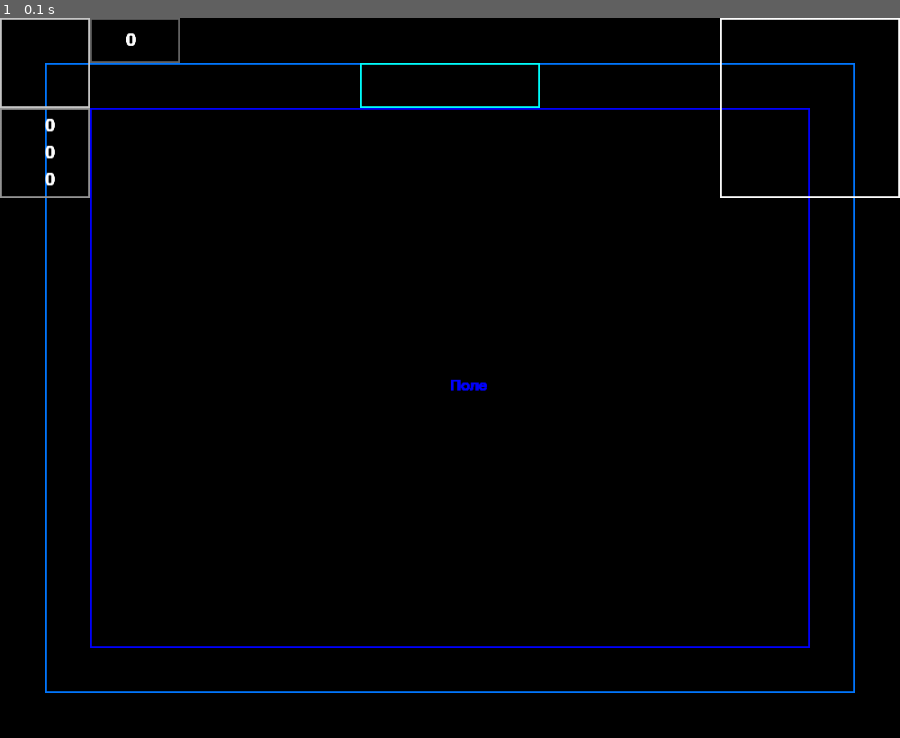
Above: before the commit, frame 1.
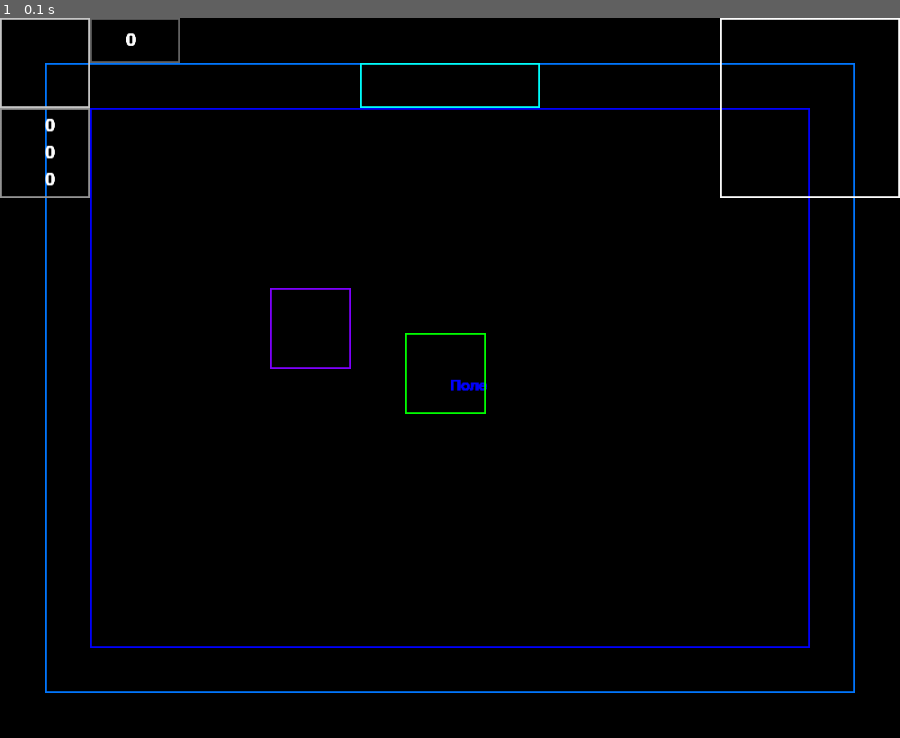
Above: after the commit, the same moment.

Repository: kapusta-gg/pygame_group6
Game: pygame game, started from main.py
The game is run twice, just before and just after one commit, with the same random seed, the same clock (stepped at 60 frames per second) and the same inputs.
Inputs:
- Up to frame 1 (0.1 s): no input

The runs differ from the first frame. In frame 1, 0.2% of the frame differs, in the area x 30-54%, y 37-55%.

Commit message:
Описали файлы player.py и enemy.py

Diff:
--- a/main.py
+++ b/main.py
@@ -3,6 +3,9 @@
 from models.map.rooms import Room
 from models.interface.minimap import MiniMap
 from models.interface.hud import HUD
+from models.entities.player import Player
+from models.entities.enemies import Enemy
+
 
 if __name__ == '__main__':
     pygame.init()
@@ -12,6 +15,11 @@
     room = Room()
     map = MiniMap()
     hud = HUD()
+
+    player = Player(450, 350)
+
+    # Тестовая
+    enemy = Enemy(300, 300)
 
     running = True
     while running:
@@ -24,6 +32,9 @@
         room.draw(screen)
         map.draw(screen)
         hud.draw(screen)
+        player.draw(screen)
+
+        enemy.draw(screen)
         # Выполняем логику (пока пусто)
         # Обновление экрана
         pygame.display.flip()
--- /dev/null
+++ b/models/entities/enemies.py
@@ -0,0 +1,10 @@
+import pygame
+
+
+class Enemy:
+    def __init__(self, x: int, y: int):
+        self.enemy_hitbox = pygame.rect.Rect(x, y, 90, 90)
+        self.enemy_color = pygame.color.Color((127, 0, 255))
+
+    def draw(self, screen: pygame.Surface):
+        pygame.draw.rect(screen, self.enemy_color, self.enemy_hitbox, width=2)
--- /dev/null
+++ b/models/entities/player.py
@@ -0,0 +1,10 @@
+import pygame
+
+
+class Player:
+    def __init__(self, x: int, y: int):
+        self.player_hitbox = pygame.rect.Rect(x, y, 90, 90)
+        self.player_color = pygame.color.Color((0, 255, 0))
+
+    def draw(self, screen: pygame.Surface):
+        pygame.draw.rect(screen, self.player_color, self.player_hitbox, width=2)
